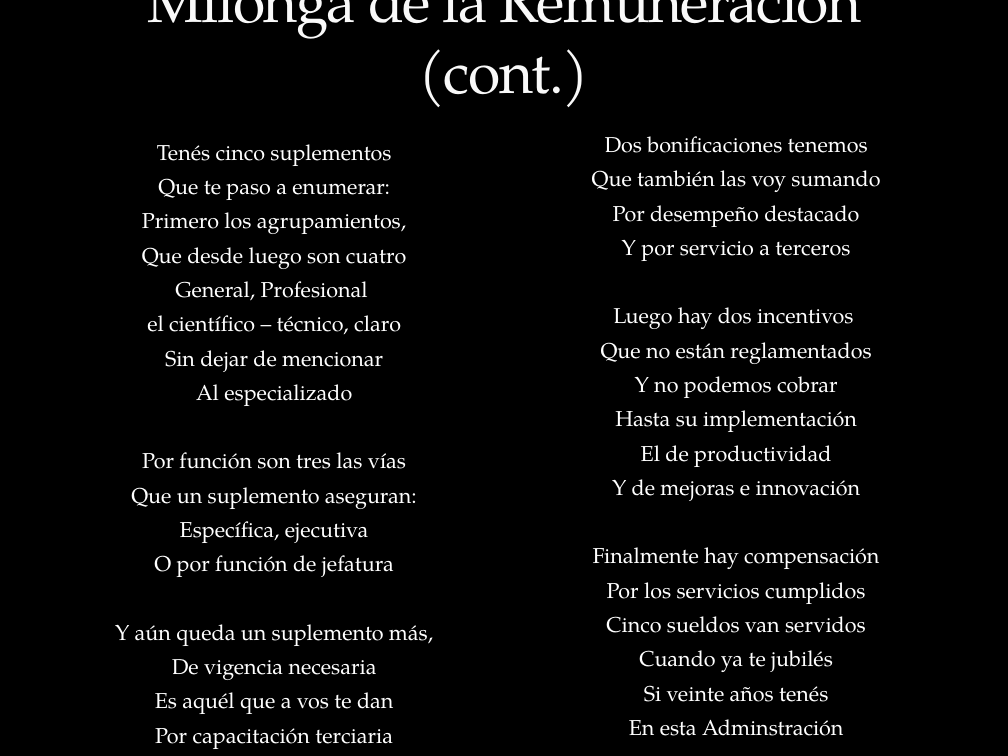
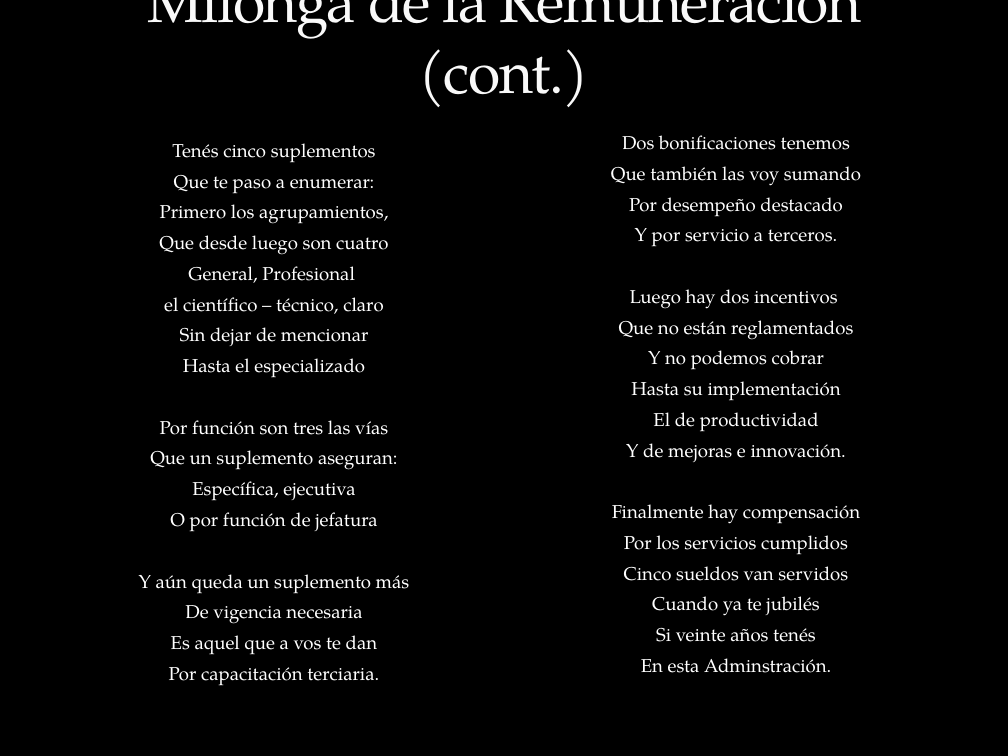
Before and after one commit to MTEySS/concursos, a slide deck: slide 26 of contenidos/otros/capacitacion_ate/capacitacion_ate-empleo_publico.pptx. Drawn at 1008x756 pixels with LibreOffice and Linux fonts; fonts in the diff are those of the drawing; background and template pictures are left out. Boxes give left, top, right and bottom in pixels: in the first picture for what was removed or moved away, otherwise in the second. Text is boxed around its words. In the diff, an @@ line names an element or a change of style, - is before the commit and + after.

```diff
--- a/contenidos/otros/capacitacion_ate/capacitacion_ate-empleo_publico.pptx
+++ b/contenidos/otros/capacitacion_ate/capacitacion_ate-empleo_publico.pptx
@@ text at (x1=150, y1=143, x2=398, y2=624): size 15.4 to 13.3 pt in "Tenés cinco suplementos", "Que te paso a enumerar:", "Primero los agrupamientos,", "Que desde luego son cuatro" and 8 more places @@
@@ text at (x1=611, y1=135, x2=861, y2=642): size 15.4 to 13.3 pt in "Dos bonificaciones tenemos", "Que también las voy sumando", "Por desempeño destacado", "Luego hay dos incentivos" and 9 more places @@
@@ text at (x1=635, y1=228, x2=838, y2=247): text changed; size 15.4 to 13.3 pt @@
-Y por servicio a terceros
+Y por servicio a terceros.
@@ text at (x1=183, y1=358, x2=365, y2=378): text changed; size 15.4 to 13.3 pt @@
-Al especializado
+Hasta el especializado
@@ text at (x1=626, y1=443, x2=846, y2=462): text changed; size 15.4 to 13.3 pt @@
-Y de mejoras e innovación
+Y de mejoras e innovación.
@@ text at (x1=139, y1=574, x2=410, y2=594): text changed; size 15.4 to 13.3 pt @@
-Y aún queda un suplemento más,
+Y aún queda un suplemento más
@@ text at (x1=169, y1=635, x2=379, y2=686): text changed; size 15.4 to 13.3 pt @@
-Es aquél que a vos te dan
-Por capacitación terciaria
+Es aquel que a vos te dan
+Por capacitación terciaria.
@@ text at (x1=641, y1=658, x2=831, y2=673): text changed; size 15.4 to 13.3 pt @@
-En esta Adminstración
+En esta Adminstración.
```
Also in this commit, not shown: 2 other slides changed, 2 other files.
